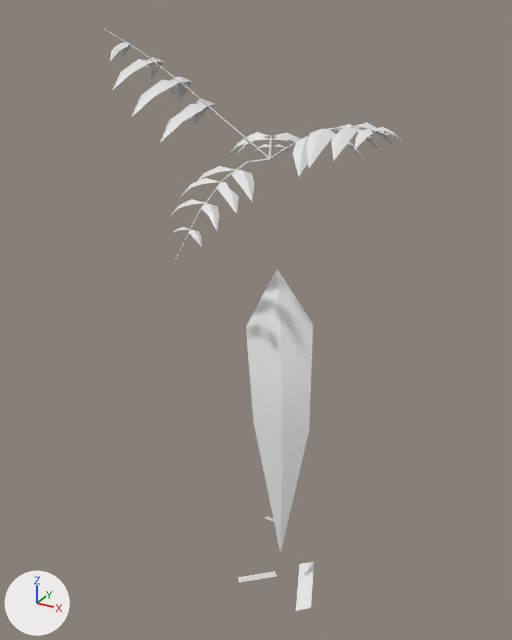
One commit to the OBJ model game/assets/models/plants/SM_Plant_PacayaPalmPair_Leaf_LOD1.obj: the scene before it, then after it.
Before and after are seen from a 50 mm camera at (2.25, -4.4, 4.23) aimed at (-0.15, -0.04, 2.05). Every picture has the same lights, and +X, +Y and +Z are marked at lower left. The picture after the commit comes second. Where no turn or scale is listed for an object, it has been applied to the vertices. Vertices at exactly the same position are counted once.

The first picture shows 'SM_Plant_PacayaPalmPair_Leaf_LOD1'.
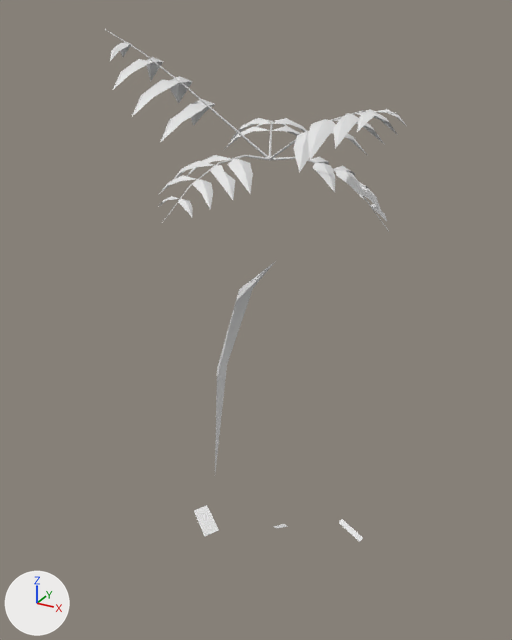
Changed parts and their boxes [x1, y1, x2, y2] in the pictures (512 x 640 px; the box of a moved part takes in the faces that stretch with it):
'SM_Plant_PacayaPalmPair_Leaf_LOD1', reshaped (12% shorter)
    before: [105, 29, 401, 611]
    after: [105, 29, 405, 542]
part 1 of me_sm_plant_pacayapalmpair_leaf_lod1, added
    after: [369, 204, 387, 221]
part 2 of me_sm_plant_pacayapalmpair_leaf_lod1, added
    after: [311, 157, 335, 193]
part 3 of me_sm_plant_pacayapalmpair_leaf_lod1, added
    after: [334, 166, 363, 198]
part 4 of me_sm_plant_pacayapalmpair_leaf_lod1, added
    after: [360, 183, 381, 210]
part 5 of me_sm_plant_pacayapalmpair_leaf_lod1, deleted
    before: [296, 561, 314, 611]
part 6 of me_sm_plant_pacayapalmpair_leaf_lod1, deleted
    before: [238, 571, 277, 583]
part 7 of me_sm_plant_pacayapalmpair_leaf_lod1, moved or reshaped
    before: [169, 122, 401, 553]
    after: [159, 109, 405, 542]

Edits to the bpy script that builds the scene:
```text
Change me_sm_plant_pacayapalmpair_leaf_lod1:
    used by ob_sm_plant_pacayapalmpair_leaf_lod1; location = (0.0, 0.0, 0.0)
    remove me_sm_plant_pacayapalmpair_leaf_lod1.from_pydata(...)  # 340 vertices, 414 faces; spans x -1.11..0.95, y -0.86..0.88, z -0.01..4.1
    add me_sm_plant_pacayapalmpair_leaf_lod1.from_pydata(...)  # 420 vertices, 514 faces; spans x -1.11..0.96, y -0.95..0.92, z -0.04..4.1
    me_sm_plant_pacayapalmpair_leaf_lod1 part 1: the loose piece of 15 vertices spanning x 0.28..0.59, y -0.55..0.13, z 3.3..3.5 is copied, and the copy is turned 49.4 degrees about the z axis through its middle and scaled by 0.409, then moved by (0.18, 0.6, -0.51); it spans x 0.53..0.72, y 0.29..0.52, z 2.85..2.94
    me_sm_plant_pacayapalmpair_leaf_lod1 part 2: a new loose piece of 15 vertices spanning x 0.12..0.46, y -0.07..0.46, z 3.11..3.27
    me_sm_plant_pacayapalmpair_leaf_lod1 part 3: a new loose piece of 15 vertices spanning x 0.28..0.61, y 0.07..0.53, z 3.05..3.21
    me_sm_plant_pacayapalmpair_leaf_lod1 part 4: a new loose piece of 15 vertices spanning x 0.4..0.7, y 0.18..0.55, z 2.96..3.09
    me_sm_plant_pacayapalmpair_leaf_lod1 part 5: the loose piece of 4 vertices spanning x 0.37..0.64, y -0.66..-0.2, z -0.01..0.09 is deleted
    me_sm_plant_pacayapalmpair_leaf_lod1 part 6: the loose piece of 4 vertices spanning x -0.02..0.28, y -0.67..-0.4, z 0.03..0.06 is deleted
    me_sm_plant_pacayapalmpair_leaf_lod1 part 7
    7 vertices are removed from x -0.1..0.47, y -0.53..0.0, z 0.36..2.48
    22 faces are deleted
    6 vertices in x 0.61..0.81, y -0.52..-0.14, z 3.52..3.59 move by (0.01, -0.01, 0.08)
    6 vertices in x -0.32..-0.19, y -0.79..-0.69, z 2.92..2.94 move by (-0.02, -0.07, 0.21)
    5 vertices in x 0.4..0.62, y -0.37..-0.07, z 3.54..3.57 move by (0.01, 0.0, 0.05)
    5 vertices in x 0.8..0.91, y -0.49..-0.24, z 3.55..3.58 move by (0.02, 0.0, 0.1)
    5 vertices in x -0.52..-0.27, y 0.36..0.44, z 3.29..3.37 move by (-0.02, 0.02, 0.09)
    5 vertices in x -0.56..-0.35, y 0.5..0.63, z 3.25..3.32 move by (-0.02, 0.03, 0.13)
    197 vertices move from x -0.65..0.95, y -0.86..0.88, z 2.19..3.6 to x -0.68..0.96, y -0.95..0.92, z 3.01..3.7
    39 vertices are added at x -0.83..0.7, y -0.35..0.43, z -0.04..3.29
    64 new faces join them
    other edits to the shape of me_sm_plant_pacayapalmpair_leaf_lod1 do not show in these pictures
```
